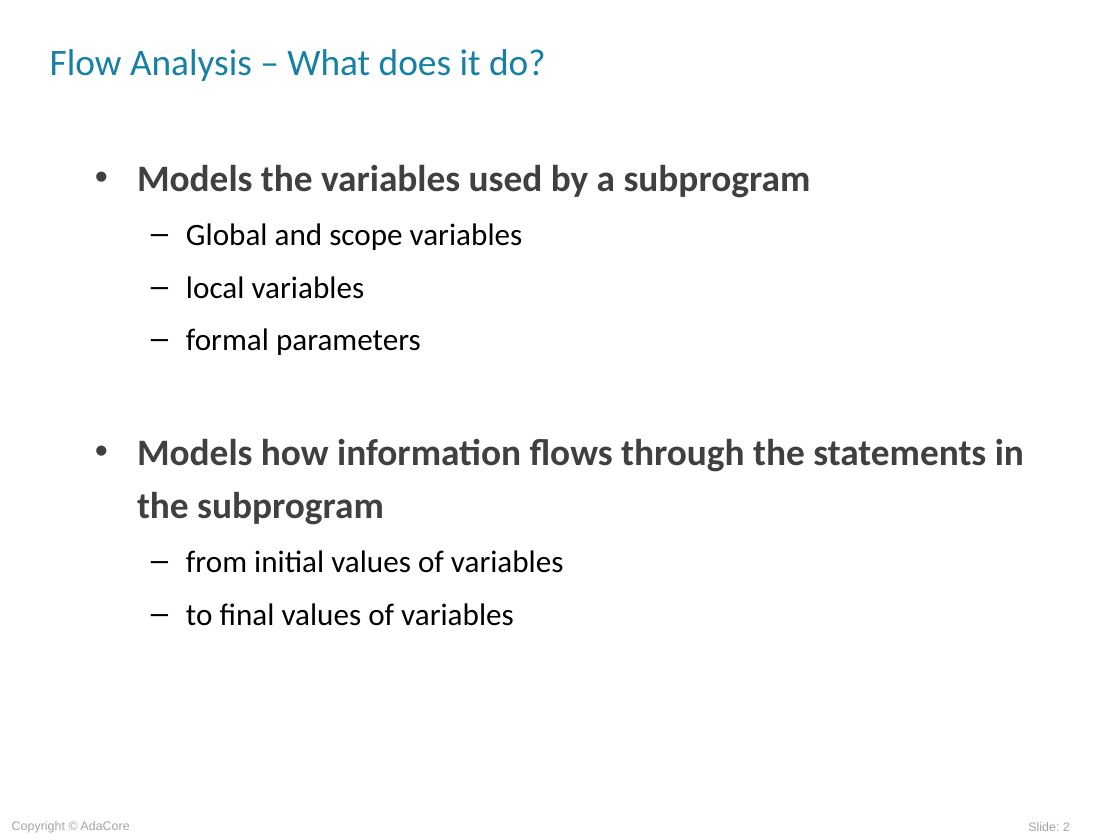
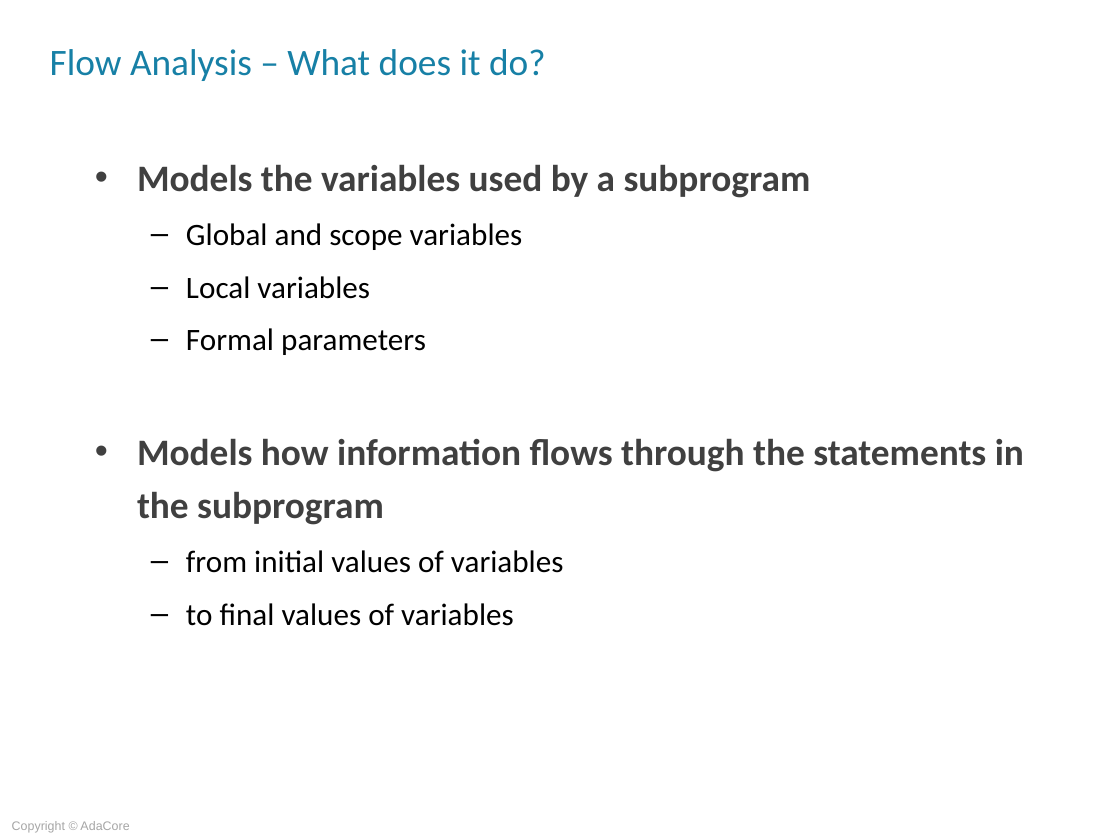
Before and after one commit to AdaCoreU/Courses, a slide deck: slide 2 of lectures/06_SPARK_2014/02_Flow_Analysis/Slides/02_Flow_Analysis.ppt. Drawn at 1120x840 pixels with LibreOffice and Linux fonts; fonts in the diff are those of the drawing; background and template pictures are left out. Boxes give left, top, right and bottom in pixels: in the first picture for what was removed or moved away, otherwise in the second. Text is boxed around its words. In the diff, an @@ line names an element or a change of style, - is before the commit and + after.

Commit message:
Initial commit of SPARK 02_Flow_Analysis (quiz is complete but no audio yet)

```diff
--- a/lectures/06_SPARK_2014/02_Flow_Analysis/Slides/02_Flow_Analysis.ppt
+++ b/lectures/06_SPARK_2014/02_Flow_Analysis/Slides/02_Flow_Analysis.ppt
@@ text at (186,276,426,355): text changed @@
-  – local variables
-  – formal parameters
+  – Local variables
+  – Formal parameters
@@ page number removed at (1028,822,1070,831) @@
-Slide: 2
```
Also in this commit, not shown: 33 other slides changed, 2 slides added, 2 slides removed, 1 other file.
